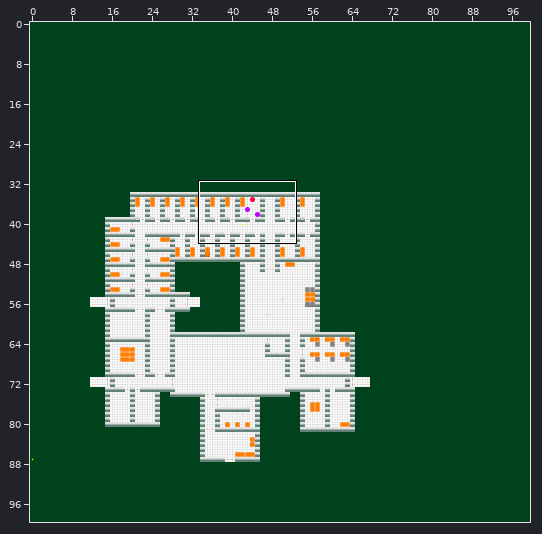
Tiled map, stored at ALPHA TEX/world1beta2.tmx. Above, an overview of the earlier version with the close-up marked.
Close-up. Before:
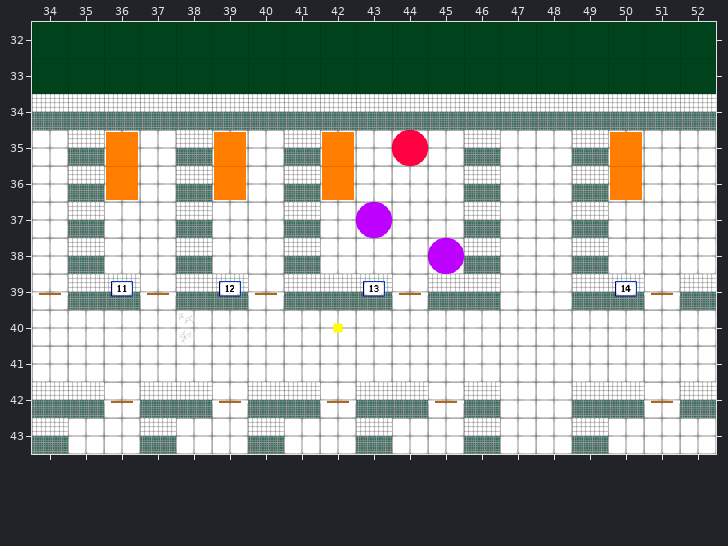
Cells are 64x64 px. Shown: x 34..52, y 32..43. The commit also changed other parts of the map, which this record leaves out.
After:
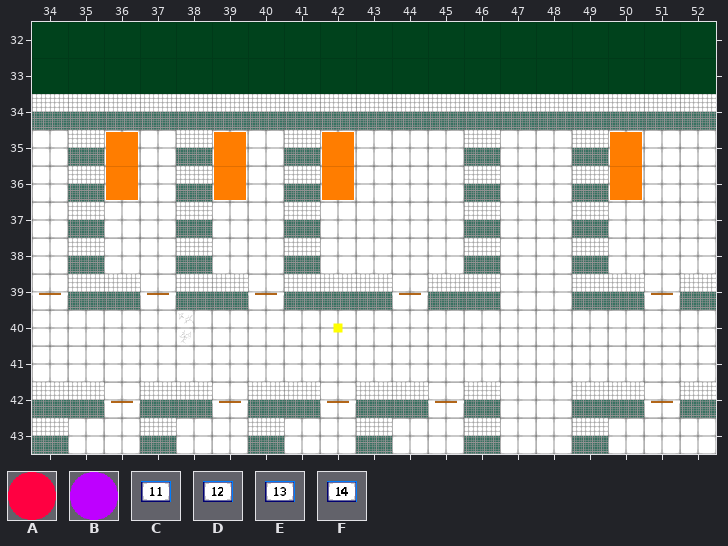
Key: from "alpha_sprite_sheet": A 17, B 18; from "sign_numb_sheet": C 10, D 11, E 12, F 13.
_ is an empty cell.
Difference:
Layer "objekt" (removed):
y 35: x 44 A -> _
y 37: x 43 B -> _
y 38: x 45 B -> _
y 39: x 36 C -> _; x 39 D -> _; x 43 E -> _; x 50 F -> _
